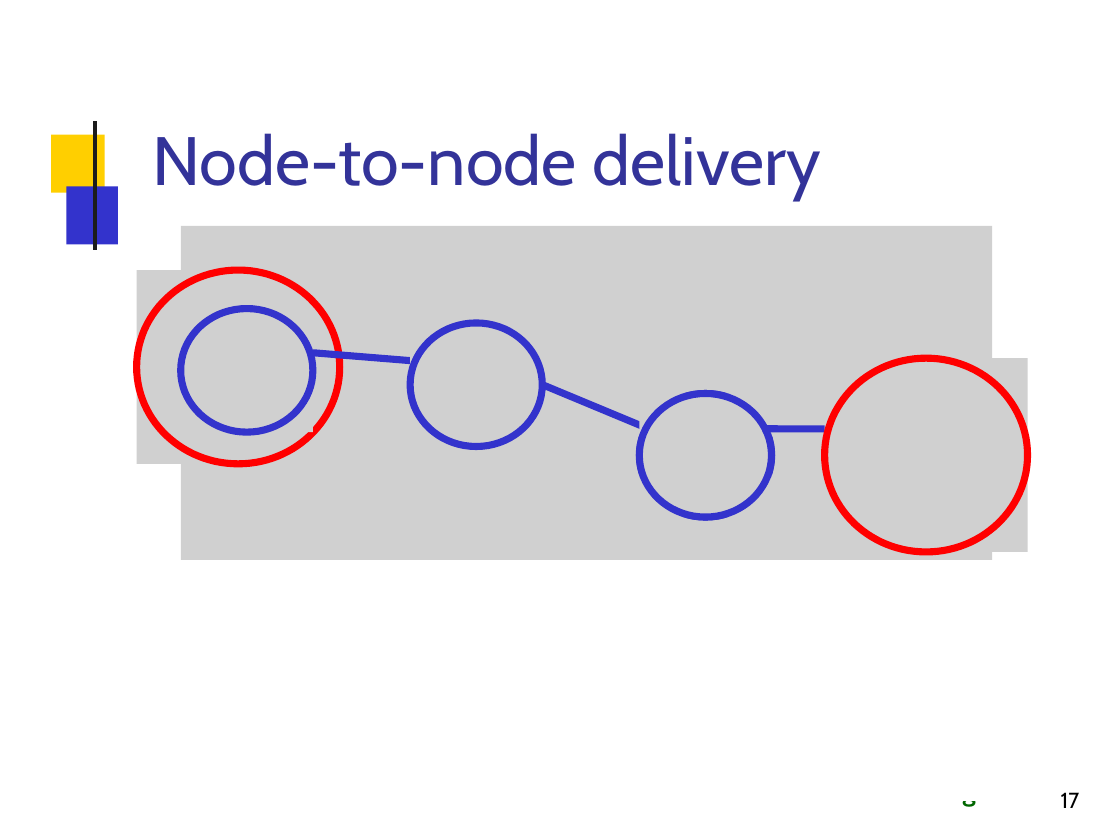
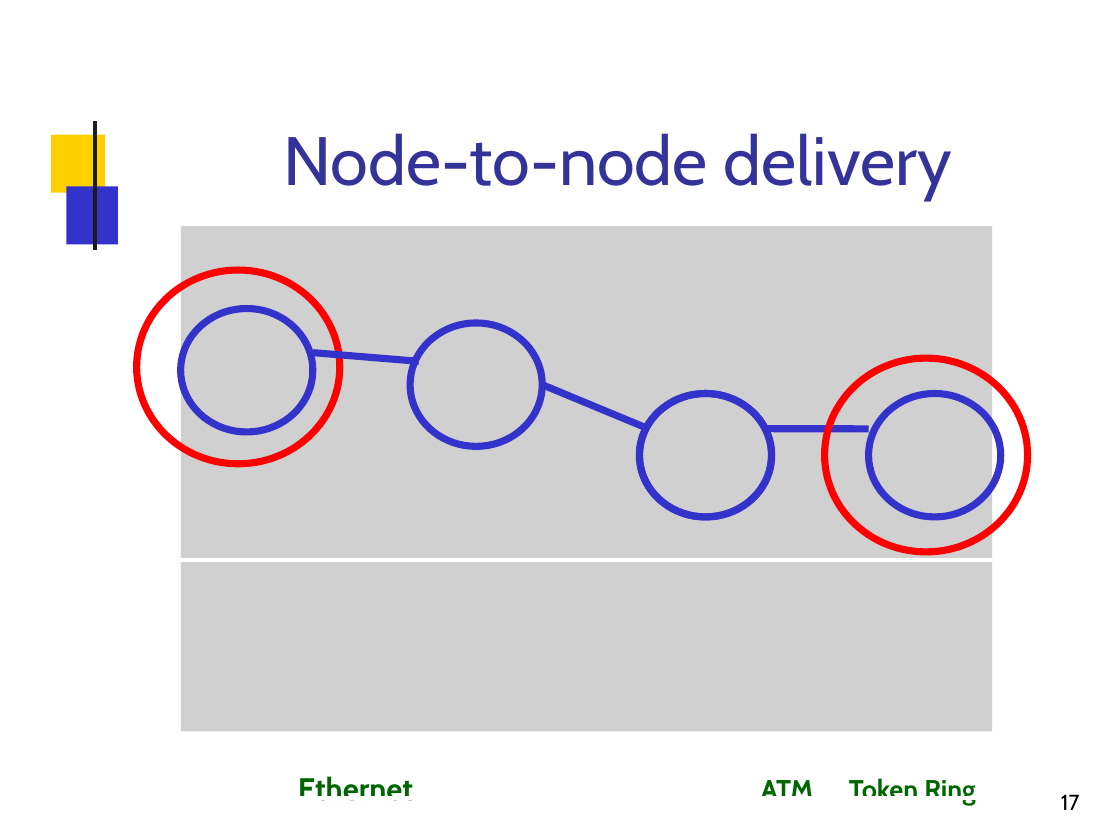
Before and after one commit to Al0nesauurs/etc, a slide deck: slide 17 of networkStudy/2015-02-204421-ipv4-parti.pptx. Drawn at 1120x840 pixels with LibreOffice and Linux fonts; fonts in the diff are those of the drawing; grey boxes stand for pictures; background and template pictures are left out. Boxes give left, top, right and bottom in pixels: in the first picture for what was removed or moved away, otherwise in the second. Text is boxed around its words. In the diff, an @@ line names an element or a change of style, - is before the commit and + after.

```diff
--- a/networkStudy/2015-02-204421-ipv4-parti.pptx
+++ b/networkStudy/2015-02-204421-ipv4-parti.pptx
@@ title "Node-to-node delivery" at <box>283,133,952,200</box>: alignment left to centre @@
@@ picture removed at <box>137,270,339,464</box> @@
@@ picture removed at <box>180,308,312,431</box> @@
@@ picture removed at <box>410,323,542,446</box> @@
@@ outline redrawn in 8 elements at <box>640,393,772,516</box>, <box>640,393,772,516</box>, <box>137,270,339,464</box>, <box>824,358,1027,552</box>, <box>410,323,542,446</box>, <box>180,309,312,432</box>, <box>112,560,1038,797</box>, <box>314,353,419,362</box> @@
@@ picture removed at <box>824,358,1027,552</box> @@
@@ picture removed at <box>640,393,772,516</box> @@
@@ freeform shape added at <box>869,393,1001,516</box>, outline #3333CC 4.56 pt @@
@@ freeform shape removed at <box>111,561,1037,799</box> @@
@@ page number at <box>1061,794,1080,810</box>: line spacing 15.4pt to 15.5pt @@
```
Also in this commit, not shown: 42 other slides changed, 1 other file.
